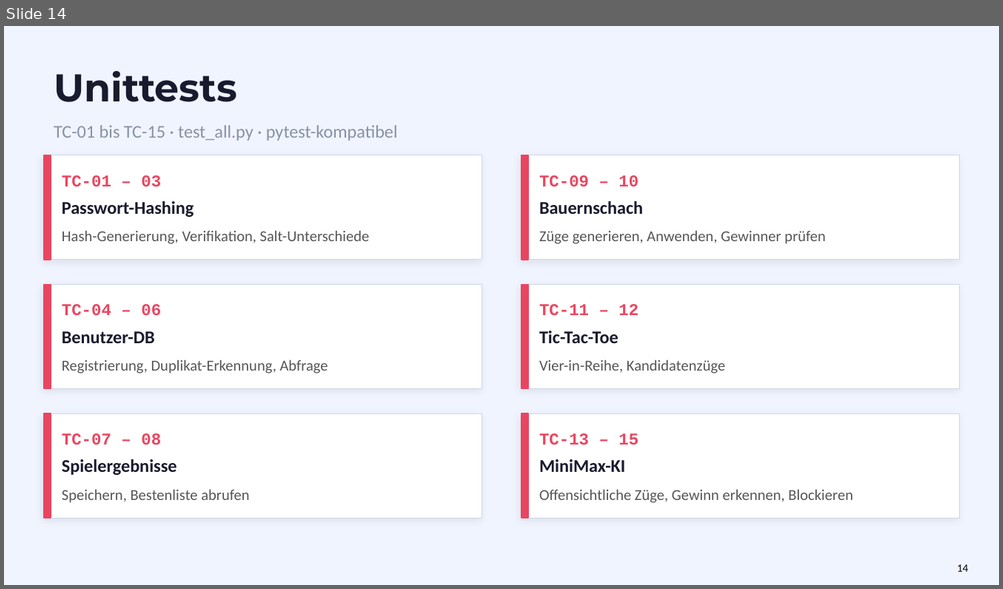
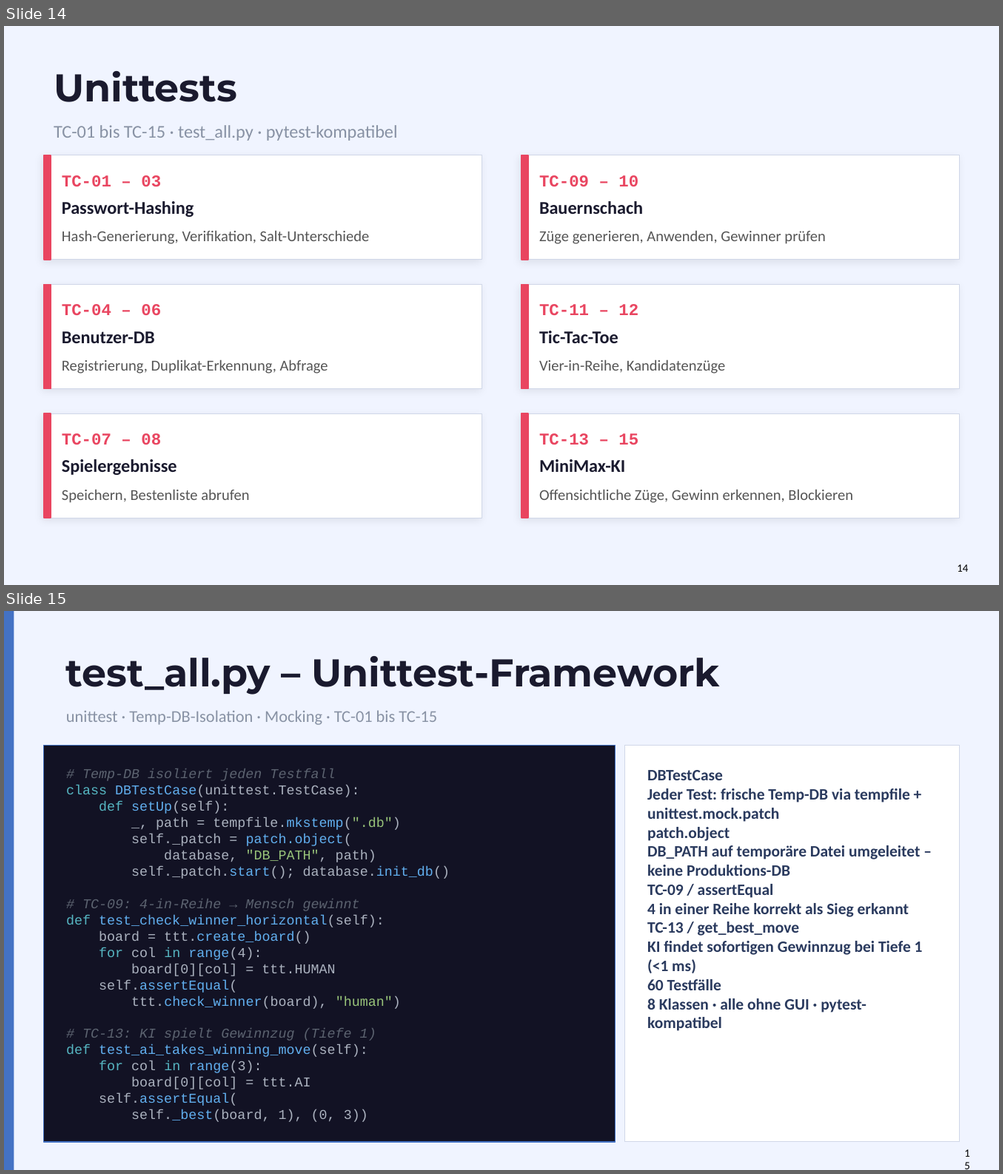
Before and after one commit to Tasterloster/Projekt_berufsschule, a slide deck: Präsentation/Präsentation_Projekt/HHBKTendo_Praesentation_1.pptx. Shown one above the other, each under a label of ours: slide 14 before the commit, slides 14 and 15 after it. The pictures are 1003x589 and 1003x1174 pixels, drawn with LibreOffice and Linux fonts; fonts in the diff are those of the drawing. Boxes give left, top, right and bottom in pixels: in the first picture for what was removed or moved away, otherwise in the second. Text is boxed around its words. In the diff, an @@ line names an element or a change of style, - is before the commit and + after.

Commit message:
Updated Präsentation.

```diff
--- a/Präsentation/Präsentation_Projekt/HHBKTendo_Praesentation_1.pptx
+++ b/Präsentation/Präsentation_Projekt/HHBKTendo_Praesentation_1.pptx
@@ slide 15 added at (x1=4, y1=611, x2=999, y2=1170), background #F0F4FF @@
@@ rectangle added at (x1=4, y1=611, x2=14, y2=1170), fill #4472C4 @@
@@ text added at (x1=66, y1=656, x2=720, y2=695), 28 pt, text #1A1A2E, bold @@
+test_all.py – Unittest-Framework
@@ text added at (x1=66, y1=710, x2=437, y2=725), 12 pt, text #8892A4 @@
+unittest · Temp-DB-Isolation · Mocking · TC-01 bis TC-15
@@ rectangle added at (x1=44, y1=745, x2=614, y2=1142), fill #121224, outline #4472C4 0.75 pt @@
@@ rectangle added at (x1=625, y1=745, x2=959, y2=1142), fill #FFFFFF, outline #D0D7E8 0.5 pt @@
@@ text added at (x1=66, y1=769, x2=449, y2=1122), 9.8 pt, text #ABB2BF @@
+# Temp-DB isoliert jeden Testfall
+class DBTestCase(unittest.TestCase):
+def setUp(self):
+_, path = tempfile.mkstemp(".db")
+self._patch = patch.object(
+database, "DB_PATH", path)
+self._patch.start(); database.init_db()
+# TC-09: 4-in-Reihe → Mensch gewinnt
+def test_check_winner_horizontal(self):
+board = ttt.create_board()
+for col in range(4):
+board[0][col] = ttt.HUMAN
+self.assertEqual(
+ttt.check_winner(board), "human")
+# TC-13: KI spielt Gewinnzug (Tiefe 1)
+def test_ai_takes_winning_move(self):
+for col in range(3):
+board[0][col] = ttt.AI
+self.assertEqual(
+self._best(board, 1), (0, 3))
@@ text added at (x1=647, y1=770, x2=922, y2=1031), 10 pt, text #8892A4 @@
+DBTestCase
+Jeder Test: frische Temp-DB via tempfile + unittest.mock.patch
+patch.object
+DB_PATH auf temporäre Datei umgeleitet – keine Produktions-DB
+TC-09 / assertEqual
+4 in einer Reihe korrekt als Sieg erkannt
+TC-13 / get_best_move
+KI findet sofortigen Gewinnzug bei Tiefe 1 (<1 ms)
+60 Testfälle
+8 Klassen · alle ohne GUI · pytest-kompatibel
@@ text added at (x1=955, y1=1141, x2=979, y2=1165), 8 pt, text #000000 @@
+15
```
Also in this commit, not shown: 2 slides changed.
